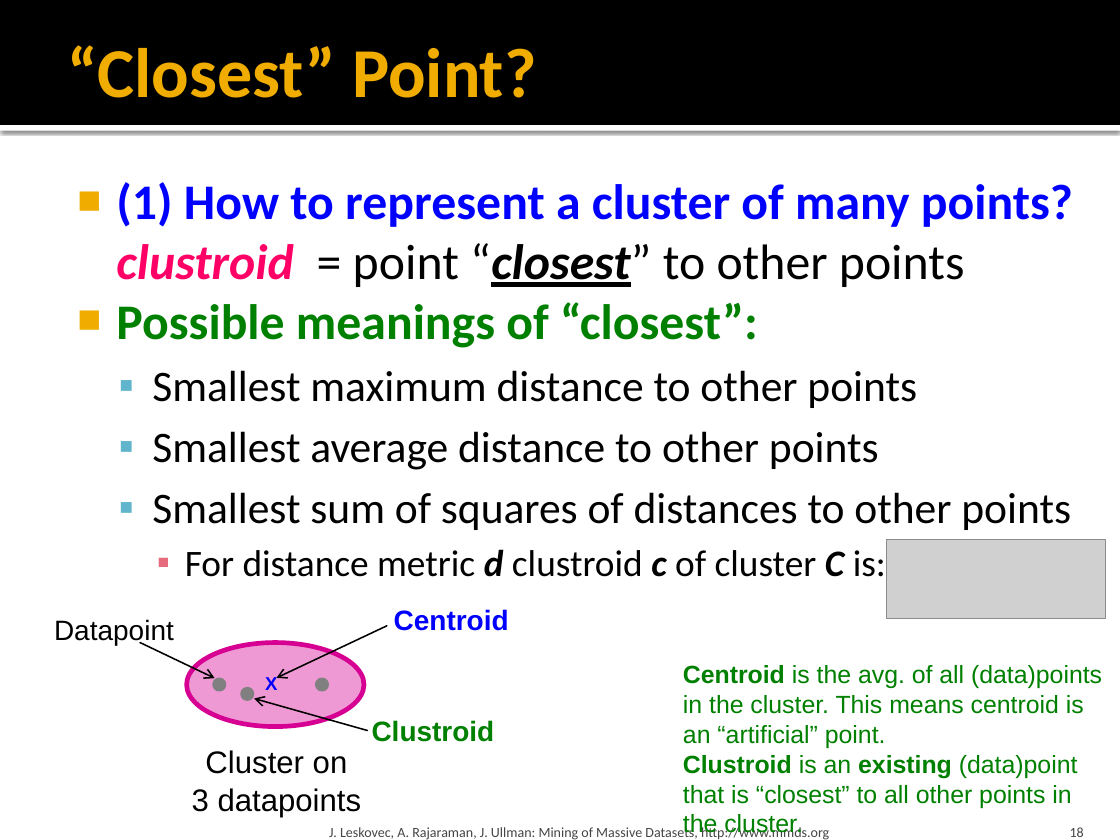
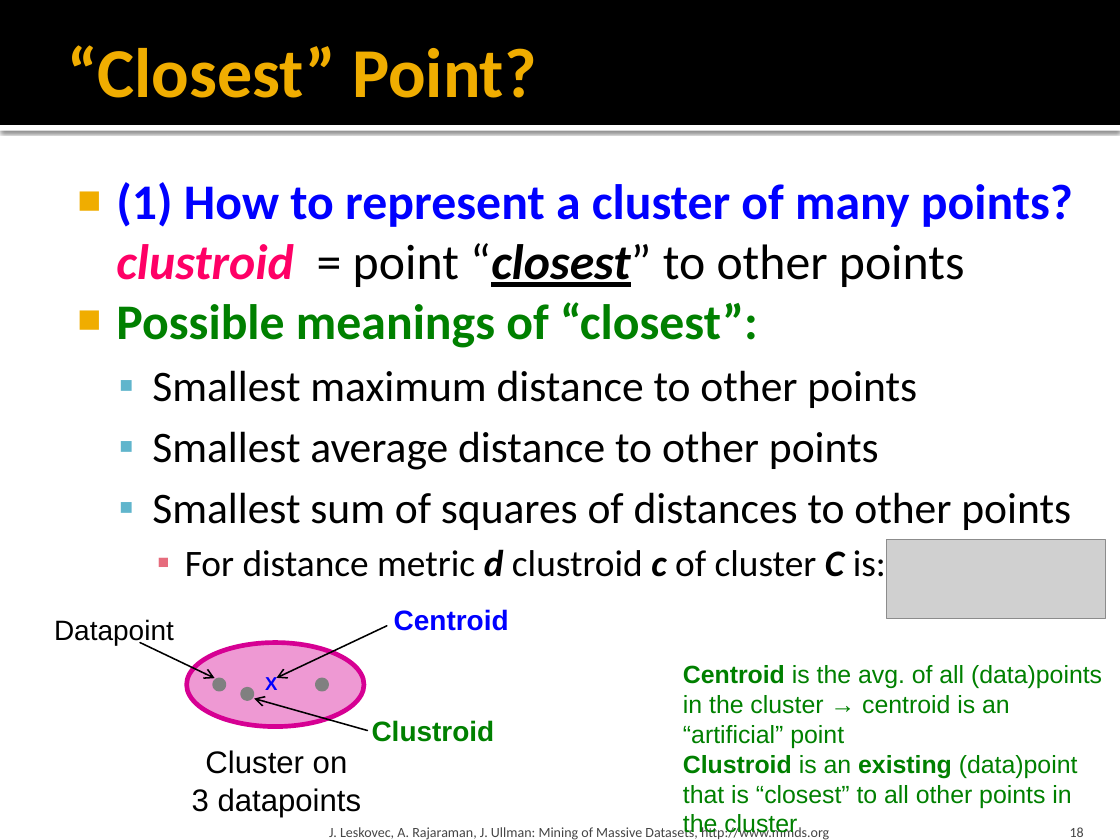
Before and after one commit to chriswjh/chriswjh.github.io, a slide deck: slide 18 of BDM/07-clustering.pptx. Drawn at 1120x840 pixels with LibreOffice and Linux fonts; fonts in the diff are those of the drawing; grey boxes stand for pictures. Boxes give left, top, right and bottom in pixels: in the first picture for what was removed or moved away, otherwise in the second. Text is boxed around its words. In the diff, an @@ line names an element or a change of style, - is before the commit and + after.

```diff
--- a/BDM/07-clustering.pptx
+++ b/BDM/07-clustering.pptx
@@ text at <box>683,665,1102,838</box>: text changed @@
-Centroid is the avg. of all (data)points in the cluster. This means centroid is an “artificial” point.
-Clustroid is an existing (data)point that is “closest” to all other points in the cluster.
+Centroid is the avg. of all (data)points in the cluster → centroid is an “artificial” point
+Clustroid is an existing (data)point that is “closest” to all other points in the cluster
```
Also in this commit, not shown: 4 other slides changed.
